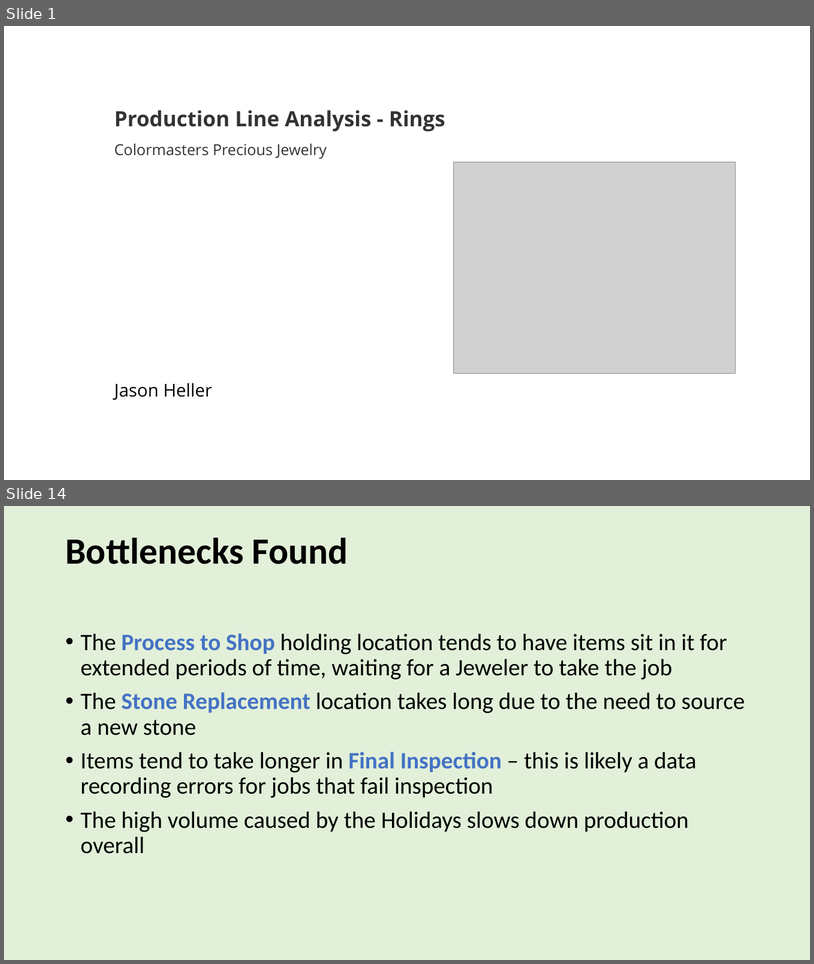
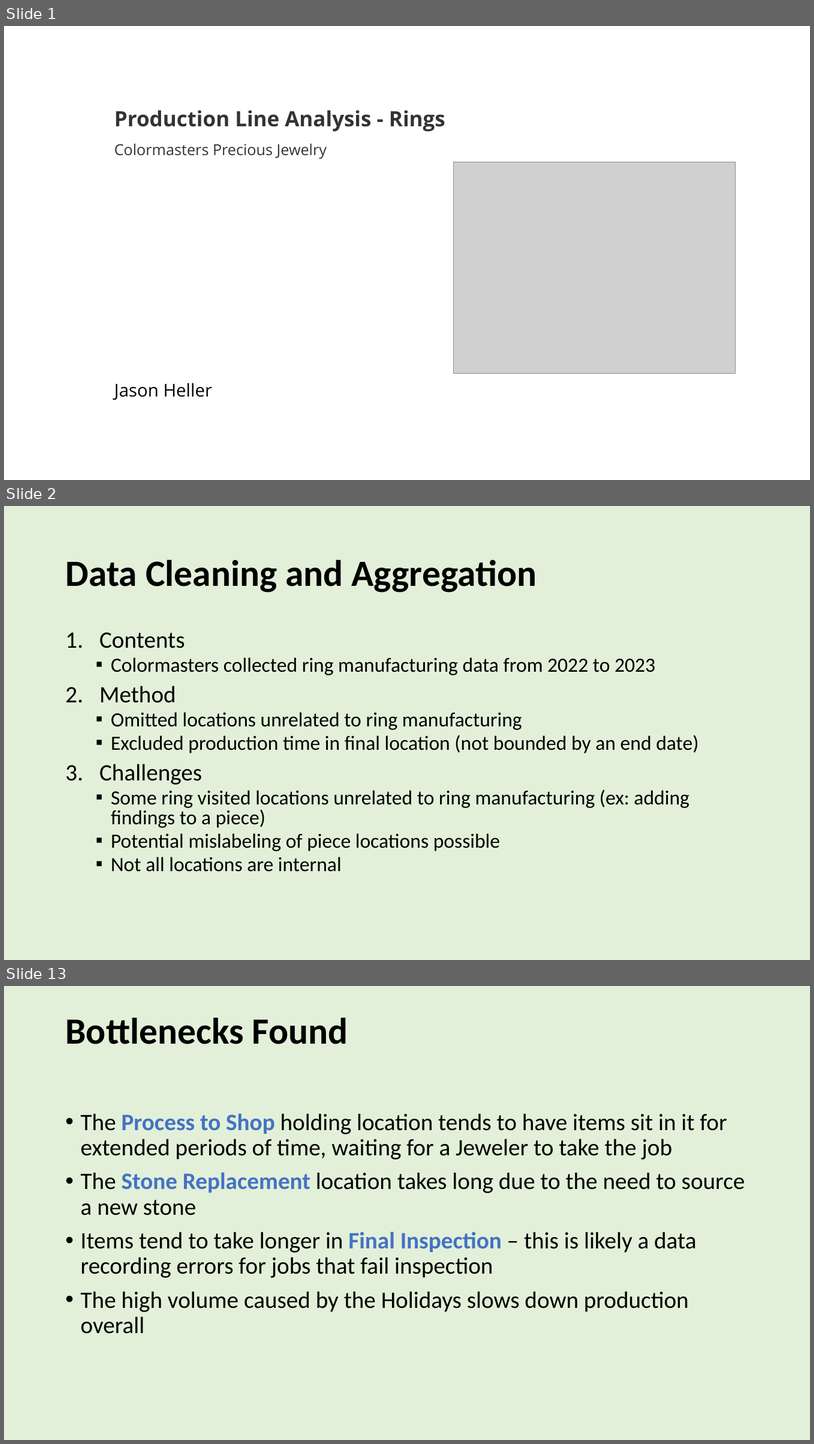
Before and after one commit to jason-heller/CMPJ_ProductionLine, a slide deck: CSI Data Analytics Bootcamp Capstone.pptx. Shown one above the other, each under a label of ours: slides 1 and 14 before the commit, slides 1, 2 and 13 after it; the slides between them are not shown. The pictures are 814x964 and 814x1444 pixels, drawn with LibreOffice and Linux fonts; fonts in the diff are those of the drawing; grey boxes stand for pictures. Boxes give left, top, right and bottom in pixels: in the first picture for what was removed or moved away, otherwise in the second. Text is boxed around its words. In the diff, an @@ line names an element or a change of style, - is before the commit and + after.

```diff
--- a/CSI Data Analytics Bootcamp Capstone.pptx
+++ b/CSI Data Analytics Bootcamp Capstone.pptx
@@ slide 2 added at (4, 506, 810, 960), background #E2F0D9 @@
@@ title added at (65, 559, 537, 592), 44 pt, text #000000, bold @@
+Data Cleaning and Aggregation
@@ text added at (99, 632, 699, 871), 24 pt, text #000000 @@
+1. Contents
+  ▪ Colormasters collected ring manufacturing data from 2022 to 2023
+2. Method
+  ▪ Omitted locations unrelated to ring manufacturing
+  ▪ Excluded production time in final location (not bounded by an end date)
+3. Challenges
+  ▪ Some ring visited locations unrelated to ring manufacturing (ex: adding findings to a piece)
+  ▪ Potential mislabeling of piece locations possible
+  ▪ Not all locations are internal
@@ what was slide 14 is now slide 13 @@
```
Also in this commit, not shown: 3 slides changed, 6 other slides added, 8 slides removed, 5 other files.
